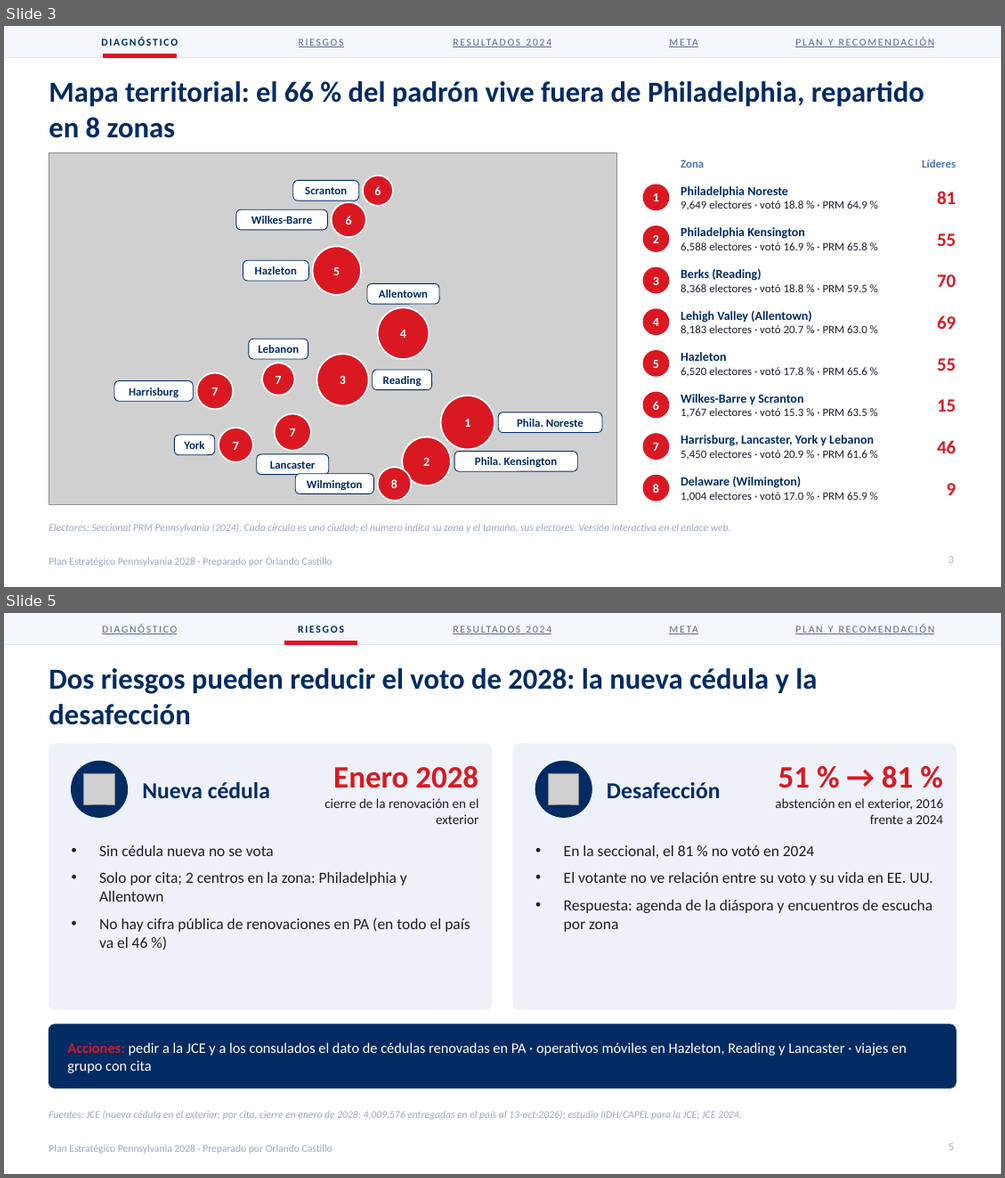
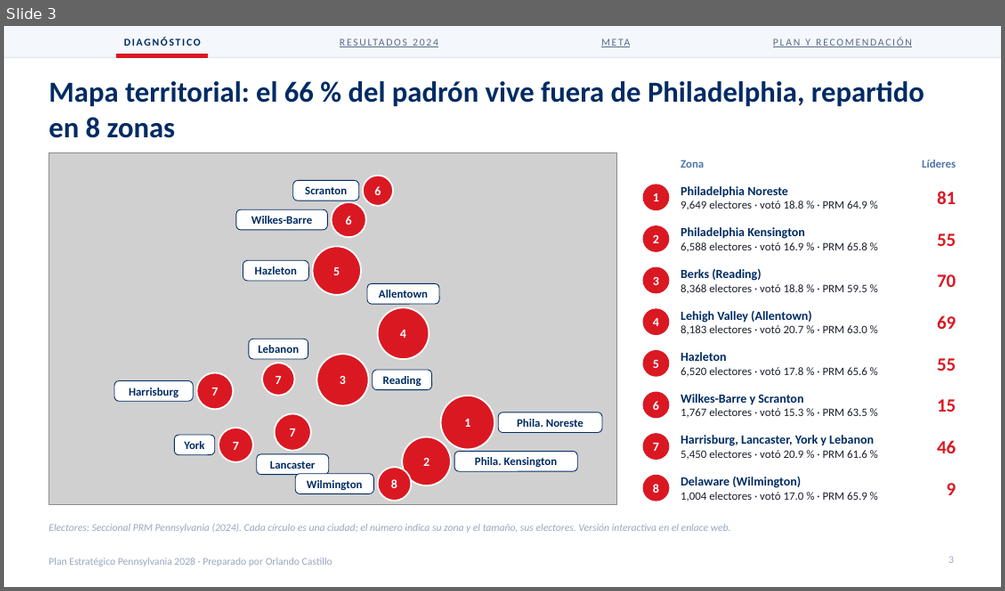
Before and after one commit to rcastillo9556/pdf-toolkit, a slide deck: presentaciones/Plan_Estrategico_Pennsylvania_2028.pptx. Shown one above the other, each under a label of ours: slides 3 and 5 before the commit, slide 3 after it; the slides between them are not shown. The pictures are 1005x1178 and 1005x591 pixels, drawn with LibreOffice and Linux fonts; fonts in the diff are those of the drawing; grey boxes stand for pictures. Boxes give left, top, right and bottom in pixels: in the first picture for what was removed or moved away, otherwise in the second. Text is boxed around its words. In the diff, an @@ line names an element or a change of style, - is before the commit and + after.

```diff
--- a/presentaciones/Plan_Estrategico_Pennsylvania_2028.pptx
+++ b/presentaciones/Plan_Estrategico_Pennsylvania_2028.pptx
@@ slide 5 removed at (4, 613, 1001, 1174), background #FFFFFF; not listed: 1 template element that a slide beside it also shows @@
@@ rectangle removed at (4, 613, 1001, 644) @@
@@ text removed at (102, 624, 177, 634) @@
-DIAGNÓSTICO
@@ text removed at (298, 625, 344, 633) @@
-RIESGOS
@@ text removed at (412, 613, 593, 644) @@
-RESULTADOS 2024
@@ text removed at (593, 613, 775, 644) @@
-META
@@ text removed at (795, 624, 935, 634) @@
-PLAN Y RECOMENDACIÓN
@@ line removed from (4, 644) to (1001, 644) @@
@@ rectangle removed at (284, 641, 357, 644) @@
@@ title removed at (48, 668, 817, 725) @@
-Dos riesgos pueden reducir el voto de 2028: la nueva cédula y la desafección
@@ rounded rectangle removed at (48, 744, 492, 1009) @@
@@ rounded rectangle removed at (513, 744, 956, 1009) @@
@@ ellipse removed at (72, 761, 128, 817) @@
@@ text removed at (324, 766, 479, 824) @@
-Enero 2028
-cierre de la renovación en el exterior
@@ ellipse removed at (535, 761, 591, 817) @@
@@ text removed at (775, 766, 943, 824) @@
-51 % → 81 %
-abstención en el exterior, 2016 frente a 2024
@@ picture removed at (84, 774, 114, 804) @@
@@ text removed at (142, 782, 270, 799) @@
-Nueva cédula
@@ picture removed at (549, 774, 579, 804) @@
@@ text removed at (607, 782, 720, 798) @@
-Desafección
@@ text removed at (99, 845, 469, 948) @@
-• Sin cédula nueva no se vota
-• Solo por cita; 2 centros en la zona: Philadelphia y Allentown
-• No hay cifra pública de renovaciones en PA (en todo el país va el 46 %)
@@ text removed at (564, 845, 933, 932) @@
-• En la seccional, el 81 % no votó en 2024
-• El votante no ve relación entre su voto y su vida en EE. UU.
-• Respuesta: agenda de la diáspora y encuentros de escucha por zona
@@ rounded rectangle removed at (48, 1024, 956, 1088) @@
@@ text removed at (67, 1042, 906, 1073) @@
-Acciones: pedir a la JCE y a los consulados el dato de cédulas renovadas en PA · operativos móviles en Hazleton, Reading y Lancaster · viajes en grupo con cita
@@ text removed at (48, 1111, 742, 1119) @@
-Fuentes: JCE (nueva cédula en el exterior: por cita, cierre en enero de 2028; 4,009,576 entregadas en el país al 13-oct-2026); estudio IIDH/CAPEL para la JCE; JCE 2024.
@@ page number removed at (948, 1143, 954, 1150) @@
-5
@@ slide 3 changed as well @@
@@ text "DIAGNÓSTICO": place and size @@
-text "DIAGNÓSTICO" at (101, 37, 178, 46)
+text "DIAGNÓSTICO" at (124, 37, 201, 46)
@@ text "RESULTADOS 2024" rewrapped from (412, 26, 593, 57) to (275, 26, 502, 57) @@
@@ text removed at (299, 38, 344, 47) @@
-RIESGOS
@@ text "META" rewrapped from (593, 26, 775, 57) to (502, 26, 729, 57) @@
@@ text "PLAN Y RECOMENDACIÓN": place and size @@
-text "PLAN Y RECOMENDACIÓN" at (795, 37, 935, 47)
+text "PLAN Y RECOMENDACIÓN" at (773, 37, 912, 47)
@@ rectangle: place and size @@
-rectangle at (104, 54, 176, 57)
+rectangle at (117, 54, 208, 57)
```
Also in this commit, not shown: 8 other slides changed, 2 other files.
